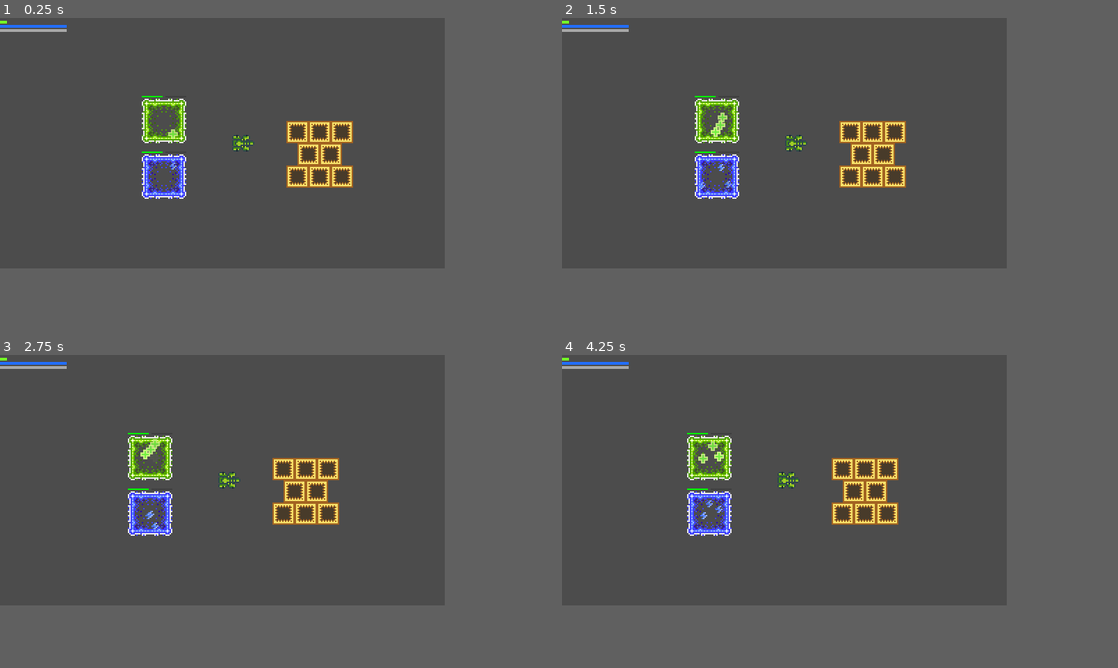
Above: before the commit, frames 1-4 (two rows, left to right).
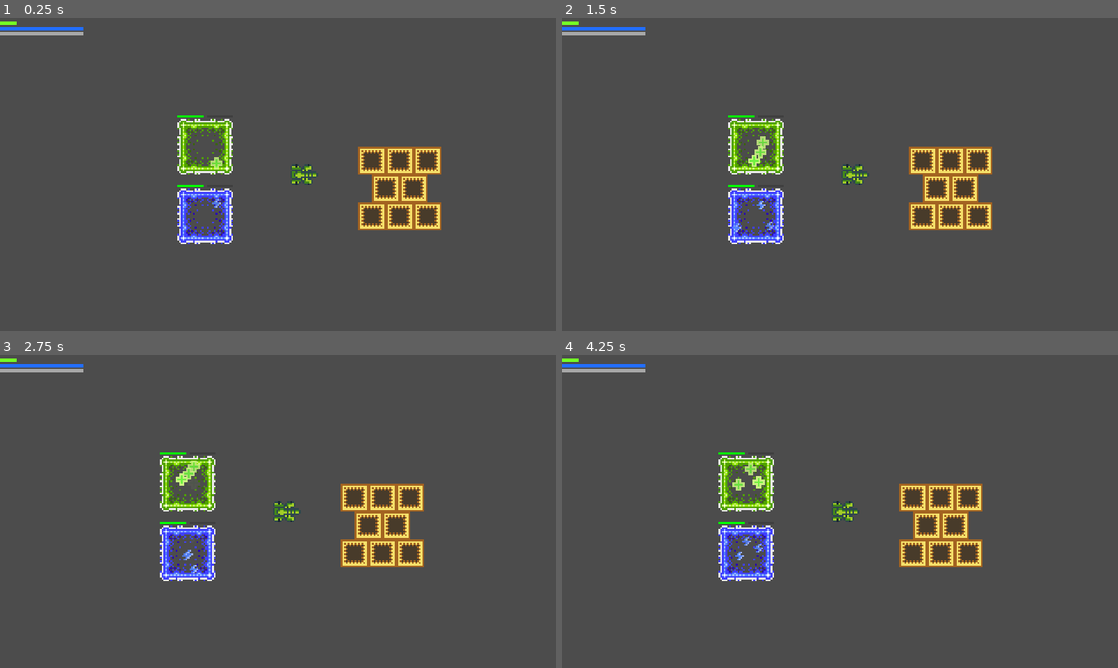
Above: after the commit, the same moments.

Repository: dcerjan/sgtpotato
Game: Godot game, scene res://data/scene/root.tscn
Same seed, same stepped clock (60 frames per second), same inputs: the game is played once before the commit and once after it.
Inputs (mouse positions are in pixels of both pictures, inside the frame that each line leads up to):
- Up to frame 1 (0.25 s): no input
- Up to frame 2 (1.5 s): move the mouse to (884, 130) at 0.52 s; click (884, 130) at 0.67 s; move the mouse to (695, 155) at 1.27 s; click (695, 155) at 1.42 s
- Up to frame 3 (2.75 s): move the mouse to (266, 423) at 2.02 s; click (266, 423) at 2.17 s
- Up to frame 4 (4.25 s): move the mouse to (762, 530) at 2.77 s; click (762, 530) at 2.92 s; move the mouse to (917, 517) at 3.52 s; click (917, 517) at 3.67 s; tap F11 (toggle_fullscreen, bound only after the commit) at 4.15 s
In our replay, the window is 640x360 before the commit and 800x450 after it. These sizes can differ from the game's own. Grey fills any space a smaller window leaves; there, only what the larger window draws over its background counts as a difference.

The runs differ from the first frame. In frame 1, 9.8% of the frame differs, in the area x 0-80%, y 0-73%; in frame 2, 10%; in frame 3, 9.9%; in frame 4, 10%, in the area x 0-76%, y 0-73%.

Commit message:
Fix some issues with BoundFloatValueAspect

Diff:
--- a/data/composite/aspects/ValueAspect.tscn
+++ b/data/composite/aspects/BoundFloatValueAspect.tscn
@@ -1,6 +1,6 @@
 [gd_scene load_steps=2 format=2]
 
-[ext_resource path="res://data/script/Lib/ValueAspect.gd" type="Script" id=1]
+[ext_resource path="res://data/script/Lib/BoundFloatValueAspect.gd" type="Script" id=1]
 
 [node name="ValueAspect" type="Node2D"]
 script = ExtResource( 1 )
--- a/data/composite/objects/ChargeTurret.tscn
+++ b/data/composite/objects/ChargeTurret.tscn
@@ -62,6 +62,10 @@
 default_color = Color( 1, 1, 1, 1 )
 texture = SubResource( 8 )
 texture_mode = 2
+joint_mode = 2
+begin_cap_mode = 2
+end_cap_mode = 2
+round_precision = 10
 
 [node name="Control" type="Control" parent="."]
 margin_right = 40.0
--- a/data/composite/objects/HealingPad.gd
+++ b/data/composite/objects/HealingPad.gd
@@ -12,7 +12,7 @@
       state.current_energy = min(state.current_energy + delta * state.energy_regen, state.energy_max)
     var should_switch_state = false
     for body in bodies:
-      if body.has_node('HealthAspect') && not body.get_node('HealthAspect').is_max():
+      if body.has_node('HealthAspect') and not body.get_node('HealthAspect').is_max():
         should_switch_state = true
         break
     if should_switch_state:
--- a/data/scene/FuelAspect.gd
+++ /dev/null
@@ -1,17 +0,0 @@
-extends Node2D
-
-export (float) var fuel = 100.0
-
-# Declare member variables here. Examples:
-# var a = 2
-# var b = "text"
-
-
-# Called when the node enters the scene tree for the first time.
-func _ready():
-	pass # Replace with function body.
-
-
-# Called every frame. 'delta' is the elapsed time since the previous frame.
-#func _process(delta):
-#	pass
--- /dev/null
+++ b/data/scene/root.gd
@@ -0,0 +1,6 @@
+extends Node2D
+
+
+func _input(event: InputEvent) -> void:
+  if Input.is_action_just_released("toggle_fullscreen"):
+    OS.window_fullscreen = !OS.window_fullscreen
--- a/data/scene/root.tscn
+++ b/data/scene/root.tscn
@@ -14,6 +14,7 @@
 [ext_resource path="res://data/scene/health.gd" type="Script" id=12]
 [ext_resource path="res://data/sound/Motor_Sound2.wav" type="AudioStream" id=13]
 [ext_resource path="res://data/sound/Cannon.wav" type="AudioStream" id=14]
+[ext_resource path="res://data/scene/root.gd" type="Script" id=15]
 
 [sub_resource type="PhysicsMaterial" id=1]
 friction = 0.1
@@ -27,6 +28,7 @@
 
 [node name="scene" type="Node2D"]
 position = Vector2( 16, 0 )
+script = ExtResource( 15 )
 
 [node name="follow_player" type="Node2D" parent="."]
 position = Vector2( -15.9525, -0.0446434 )
@@ -35,20 +37,20 @@
 
 [node name="root_cam" type="Camera2D" parent="follow_player"]
 current = true
+zoom = Vector2( 0.5, 0.5 )
 __meta__ = {
 "_edit_lock_": true
 }
 
 [node name="gui" type="Node2D" parent="follow_player/root_cam"]
-position = Vector2( -16.0475, -15.9554 )
+position = Vector2( -160.048, -87.9554 )
 z_index = 10
 z_as_relative = false
 
 [node name="health" type="ColorRect" parent="follow_player/root_cam/gui"]
-margin_left = -144.0
-margin_top = -72.0
-margin_right = -96.0
-margin_bottom = -70.0
+margin_top = -7.62939e-06
+margin_right = 48.0
+margin_bottom = 1.99999
 color = Color( 0.458824, 1, 0.152941, 1 )
 script = ExtResource( 12 )
 __meta__ = {
@@ -57,10 +59,9 @@
 target = NodePath("../../../../player")
 
 [node name="fuel" type="ColorRect" parent="follow_player/root_cam/gui"]
-margin_left = -144.0
-margin_top = -69.0
-margin_right = -96.0
-margin_bottom = -67.0
+margin_top = 2.99999
+margin_right = 48.0
+margin_bottom = 4.99999
 color = Color( 0.137255, 0.435294, 1, 1 )
 script = ExtResource( 7 )
 __meta__ = {
@@ -69,10 +70,9 @@
 target = NodePath("../../../../player")
 
 [node name="ammo" type="ColorRect" parent="follow_player/root_cam/gui"]
-margin_left = -144.0
-margin_top = -66.0
-margin_right = -96.0
-margin_bottom = -64.0
+margin_top = 5.99999
+margin_right = 48.0
+margin_bottom = 7.99999
 color = Color( 0.662745, 0.662745, 0.662745, 1 )
 __meta__ = {
 "_edit_use_anchors_": false
@@ -255,7 +255,7 @@
 fuel_consumption = 4.0
 
 [node name="HealthAspect" parent="player" instance=ExtResource( 11 )]
-current_value = 10.0
+initial_value = 20.0
 
 [node name="Sprite" type="Sprite" parent="player"]
 texture = ExtResource( 5 )
--- a/data/script/Aspect/FuelAspect.gd
+++ b/data/script/Aspect/FuelAspect.gd
@@ -1,4 +1,4 @@
-extends ValueAspect
+extends BoundFloatValueAspect
 
 class_name FuelAspect
 
@@ -8,4 +8,4 @@
   subtract(fuel_consumption * delta)
 
 func is_empty():
-  return current_value <= 0.0
+  return is_min()
--- a/data/script/Aspect/HealthAspect.gd
+++ b/data/script/Aspect/HealthAspect.gd
@@ -1,3 +1,3 @@
-extends ValueAspect
+extends BoundFloatValueAspect
 
 class_name HealthAspect
--- /dev/null
+++ b/data/script/Lib/BoundFloatValueAspect.gd
@@ -0,0 +1,27 @@
+extends Node2D
+
+class_name BoundFloatValueAspect
+
+export (float) var max_value = 100.0
+export (float) var min_value = 0.0
+export (float) var initial_value = 100.0
+
+onready var current_value = clamp(initial_value, min_value, max_value)
+
+func _ready():
+  print(current_value)
+
+func percentage():
+  return clamp(current_value / (max_value - min_value), 0.0, 1.0)
+
+func is_max():
+  return current_value >= max_value
+
+func is_min():
+  return current_value <= min_value
+
+func subtract(amount: float):
+  current_value = max(current_value - amount, min_value)
+
+func add(amount: float):
+  current_value = min(current_value + amount, max_value)
--- a/data/script/Lib/ValueAspect.gd
+++ /dev/null
@@ -1,18 +0,0 @@
-extends Node2D
-
-class_name ValueAspect
-
-export (float) var max_value = 100.0
-export (float) var current_value = 100.0
-
-func percentage():
-  return clamp(current_value / max_value, 0.0, 1.0)
-
-func is_max():
-  return current_value >= max_value
-
-func subtract(amount: float):
-  current_value = max(current_value - amount, 0.0)
-
-func add(amount: float):
-  current_value = min(current_value + amount, max_value)
--- a/project.godot
+++ b/project.godot
@@ -9,7 +9,12 @@
 config_version=4
 
 _global_script_classes=[ {
-"base": "ValueAspect",
+"base": "Node2D",
+"class": "BoundFloatValueAspect",
+"language": "GDScript",
+"path": "res://data/script/Lib/BoundFloatValueAspect.gd"
+}, {
+"base": "BoundFloatValueAspect",
 "class": "FuelAspect",
 "language": "GDScript",
 "path": "res://data/script/Aspect/FuelAspect.gd"
@@ -19,7 +24,7 @@
 "language": "GDScript",
 "path": "res://data/composite/objects/HealingPad.gd"
 }, {
-"base": "ValueAspect",
+"base": "BoundFloatValueAspect",
 "class": "HealthAspect",
 "language": "GDScript",
 "path": "res://data/script/Aspect/HealthAspect.gd"
@@ -38,20 +43,15 @@
 "class": "TankState",
 "language": "GDScript",
 "path": "res://data/script/State/TankState.gd"
-}, {
-"base": "Node2D",
-"class": "ValueAspect",
-"language": "GDScript",
-"path": "res://data/script/Lib/ValueAspect.gd"
 } ]
 _global_script_class_icons={
+"BoundFloatValueAspect": "",
 "FuelAspect": "",
 "HealingPad": "",
 "HealthAspect": "",
 "RefuelingPad": "",
 "State": "",
-"TankState": "",
-"ValueAspect": ""
+"TankState": ""
 }
 
 [application]
@@ -62,12 +62,12 @@
 
 [display]
 
-window/size/width=320
-window/size/height=180
+window/size/width=640
+window/size/height=360
 window/size/resizable=false
 window/size/test_width=1280
 window/size/test_height=720
-window/stretch/mode="2d"
+window/stretch/mode="viewport"
 window/stretch/aspect="keep"
 
 [input]
@@ -100,8 +100,15 @@
 , Object(InputEventJoypadMotion,"resource_local_to_scene":false,"resource_name":"","device":0,"axis":1,"axis_value":1.0,"script":null)
  ]
 }
+toggle_fullscreen={
+"deadzone": 0.5,
+"events": [ Object(InputEventKey,"resource_local_to_scene":false,"resource_name":"","device":0,"alt":false,"shift":false,"control":false,"meta":false,"command":false,"pressed":false,"scancode":16777254,"unicode":0,"echo":false,"script":null)
+ ]
+}
 
 [rendering]
 
-quality/filters/msaa=2
+quality/filters/anisotropic_filter_level=16
+quality/filters/use_nearest_mipmap_filter=true
+quality/filters/msaa=4
 environment/default_environment="res://default_env.tres"
Not shown: 1 places in data/scene/root.tscn that only renumber resources
